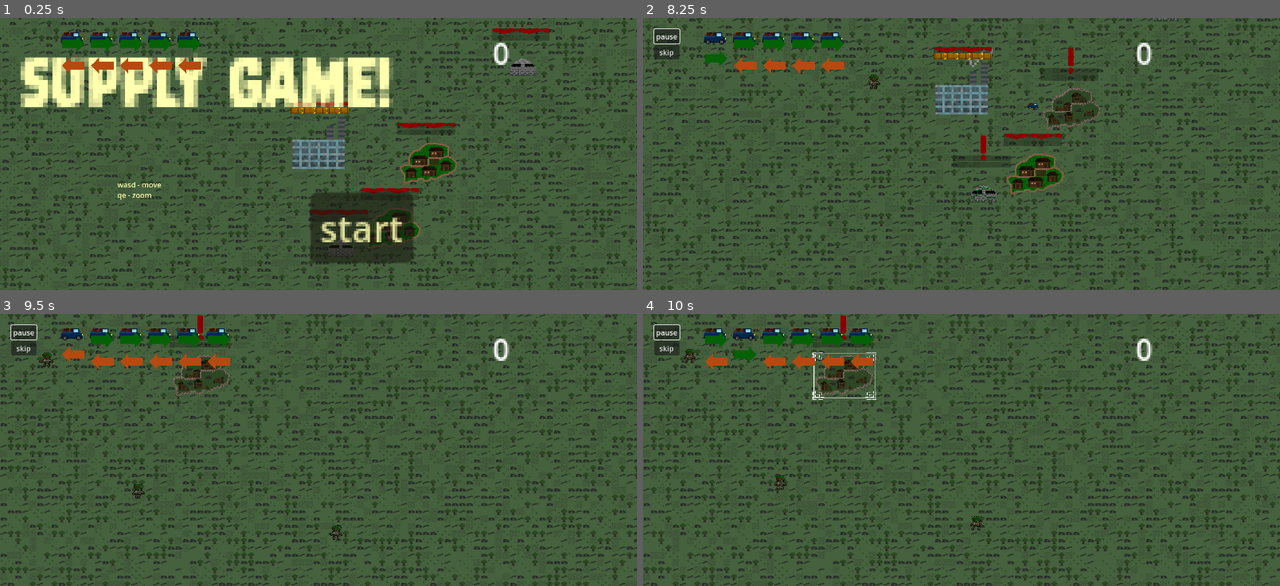
Above: before the commit, frames 1-4 (two rows, left to right).
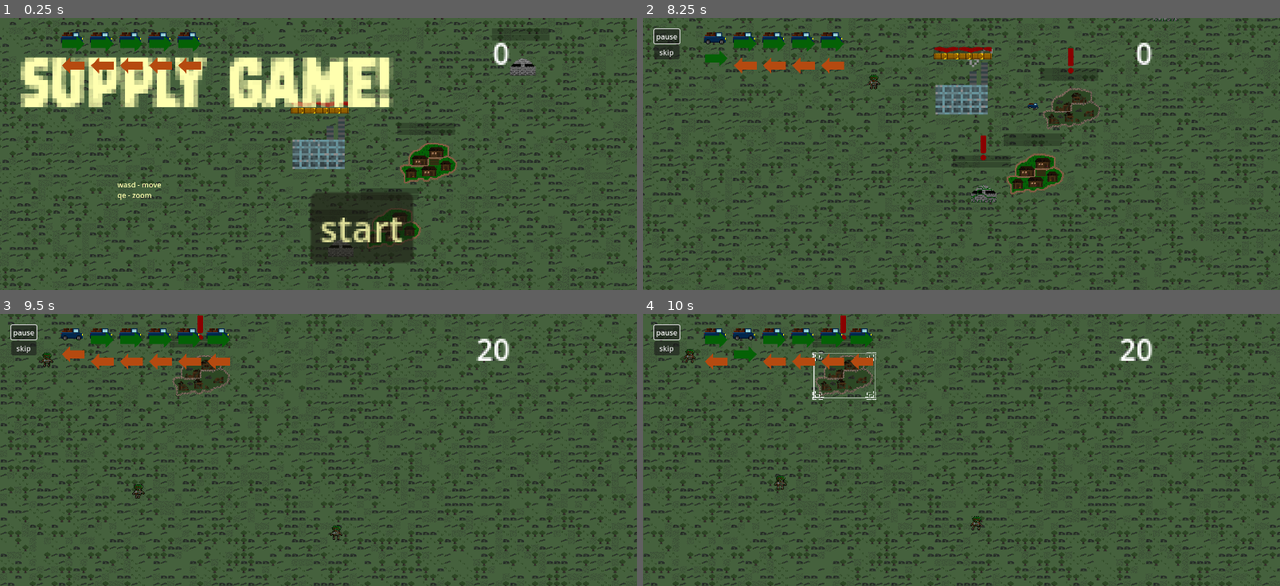
Above: after the commit, the same moments.

Repository: lewis785/ludum-dare-53
Game: Godot game, scene res://scenes/main.tscn
Same seed, same stepped clock (60 frames per second), same inputs: the game is played once before the commit and once after it.
Inputs (mouse positions are in pixels of both pictures, inside the frame that each line leads up to):
- Up to frame 1 (0.25 s): no input
- Up to frame 2 (8.25 s): click "start" at 0.5 s; click "skip" at 1.25 s; click "slow" at 2 s; click "skip" at 2.75 s; click "slow" at 3.5 s; click "skip" at 4.25 s; click "slow" at 5 s; click "pause" at 5.75 s; click "paused" at 6.5 s; move the mouse to (1069, 162) at 7.27 s; press the mouse at (1069, 162) at 7.28 s; move the mouse to (986, 249) at 8.02 s; release the mouse at (986, 249) at 8.03 s; tap S (camera_down) at 8.1 s; click (986, 249) at 8.17 s
- Up to frame 3 (9.5 s): move the mouse to (394, 469) at 8.77 s; hold A (camera_left) from 8.78 s (still down); click (394, 469) at 8.92 s
- Up to frame 4 (10 s): move the mouse to (846, 373) at 9.52 s; release A (camera_left) at 9.53 s; tap D (camera_right) at 9.6 s; click (846, 373) at 9.67 s

The runs differ from the first frame. In frame 1, 0.5% of the frame differs, in the area x 48-87%, y 3-73%; in frame 2, 0.1%; in frame 3, 0.2%; in frame 4, 0.2%.

Commit message:
CHANGE score now increases every second

Diff:
--- a/scenes/structure/structure.gd
+++ b/scenes/structure/structure.gd
@@ -214,7 +214,7 @@
 func popup_vis(delta, add=0):
 	if owned and !is_tower:
 		var tmp_colour = $Score.get_modulate()
-		tmp_colour.a -= delta/5
+		tmp_colour.a -= delta
 		if tmp_colour.a <= 0:
 			tmp_colour.a = 0
 
--- a/scenes/structure/structure.tscn
+++ b/scenes/structure/structure.tscn
@@ -9,7 +9,6 @@
 [ext_resource type="Texture2D" uid="uid://dsl06clss4god" path="res://assets/village/ui_borders.png" id="6_6ghwf"]
 [ext_resource type="PackedScene" uid="uid://diu6ls3spsxlf" path="res://scenes/enemy/target.tscn" id="6_tyybt"]
 [ext_resource type="PackedScene" uid="uid://bedx7ybi8m0ef" path="res://scenes/supply_store/supply_store.tscn" id="9_ktk31"]
-[ext_resource type="Texture2D" uid="uid://crg5lh8xmoylf" path="res://assets/heart.png" id="10_8x0iy"]
 [ext_resource type="AudioStream" uid="uid://b7hltg4hncbck" path="res://sounds/effects/Ting.wav" id="10_27gmi"]
 [ext_resource type="PackedScene" uid="uid://dws8yrkuha0xn" path="res://scenes/status_bar/status_bar.tscn" id="10_srmwv"]
 [ext_resource type="Texture2D" uid="uid://c88nwnkcbc10f" path="res://assets/projectile/single_bullet.png" id="11_flws3"]
@@ -129,7 +128,7 @@
 [sub_resource type="CircleShape2D" id="CircleShape2D_l3nck"]
 radius = 200.0
 
-[node name="structure" type="Node2D" groups=["game", "structures"]]
+[node name="structure" type="Node2D" groups=["structures"]]
 script = ExtResource("1_lu5co")
 
 [node name="entity" parent="." instance=ExtResource("2_f0kq4")]
@@ -182,7 +181,6 @@
 label = "Health"
 percentage = 100
 colour = Color(1, 0, 0, 1)
-texture = ExtResource("10_8x0iy")
 
 [node name="supply" parent="." instance=ExtResource("10_srmwv")]
 offset_left = -67.0
@@ -194,7 +192,6 @@
 texture = ExtResource("11_flws3")
 
 [node name="ScoreTimer" type="Timer" parent="."]
-wait_time = 5.0
 
 [node name="AudioStreamPlayer2D" type="AudioStreamPlayer2D" parent="."]
 stream = ExtResource("10_27gmi")
@@ -204,7 +201,7 @@
 position = Vector2(0, -103)
 texture = ExtResource("11_il31b")
 
-[node name="Score" type="Label" parent="." groups=["game"]]
+[node name="Score" type="Label" parent="."]
 visible = false
 offset_left = -45.0
 offset_top = -66.0
Not shown: 1 places in scenes/structure/structure.tscn that only renumber resources
